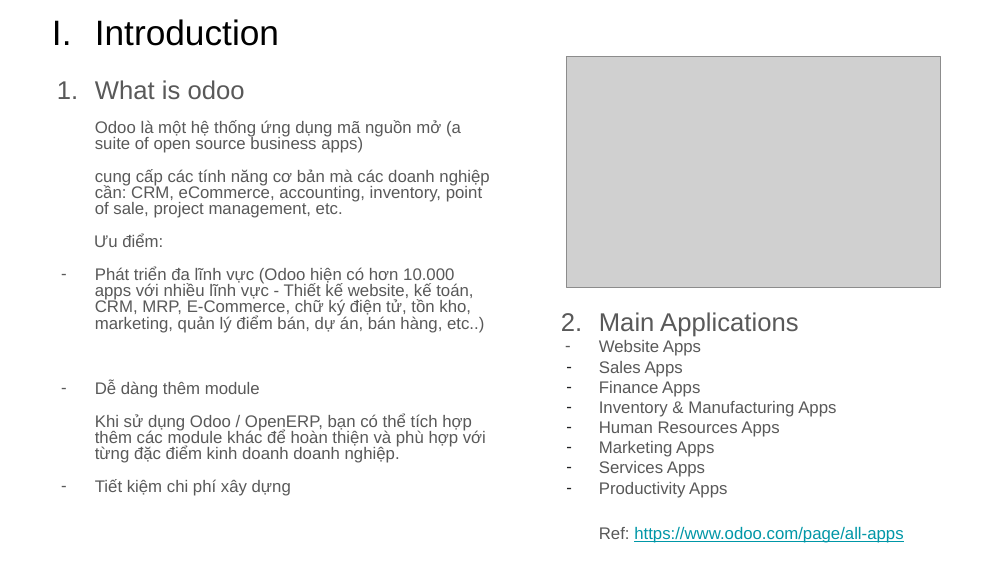
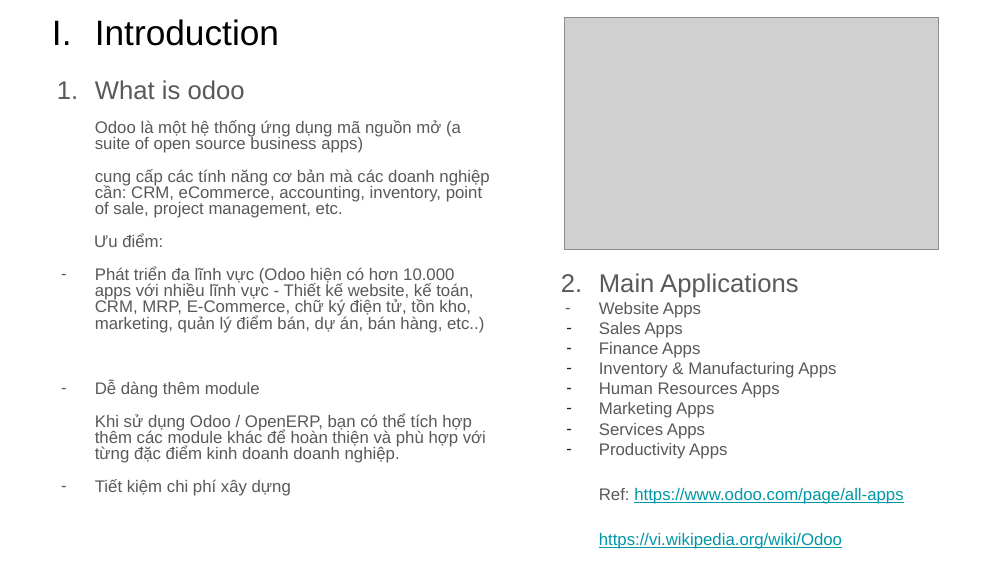
Before and after one commit to pythonology-jp/odoo-tutorial, a slide deck: slide 2 of Odoo Tutorial.pptx. Drawn at 1008x567 pixels with LibreOffice and Linux fonts; fonts in the diff are those of the drawing; grey boxes stand for pictures. Boxes give left, top, right and bottom in pixels: in the first picture for what was removed or moved away, otherwise in the second. Text is boxed around its words. In the diff, an @@ line names an element or a change of style, - is before the commit and + after.

```diff
--- a/Odoo Tutorial.pptx
+++ b/Odoo Tutorial.pptx
@@ picture: place and size @@
-picture at <box>566,56,940,288</box>
+picture at <box>564,17,938,249</box>
@@ text "Main Applications": place and size @@
-text "Main Applications" at <box>599,312,903,543</box>
+text "Main Applications" at <box>599,273,903,549</box>
@@ text at <box>599,533,842,549</box>: paragraph added @@
+https://vi.wikipedia.org/wiki/Odoo
```
Also in this commit, not shown: 2 other slides changed, 5 slides added.
